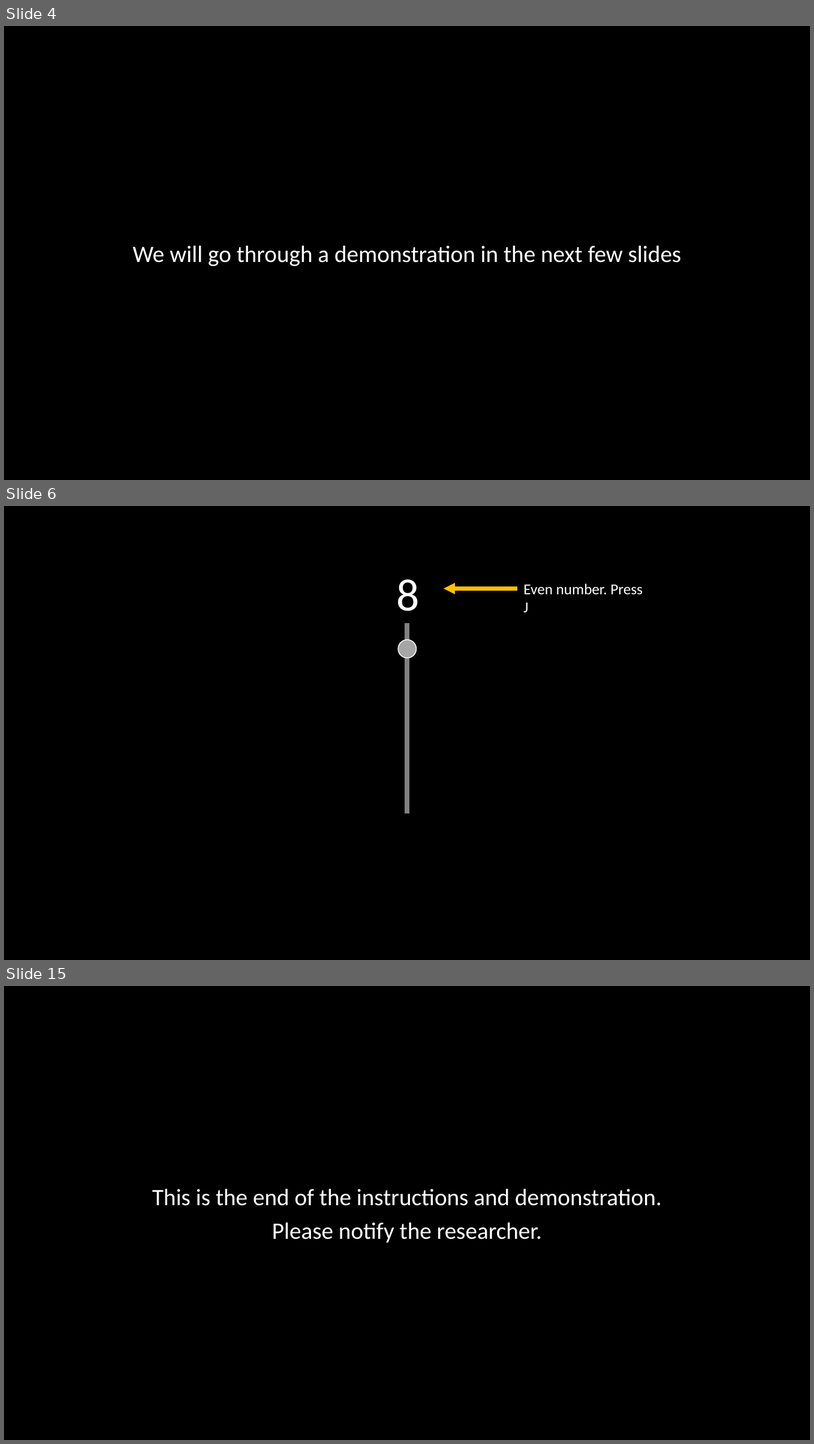
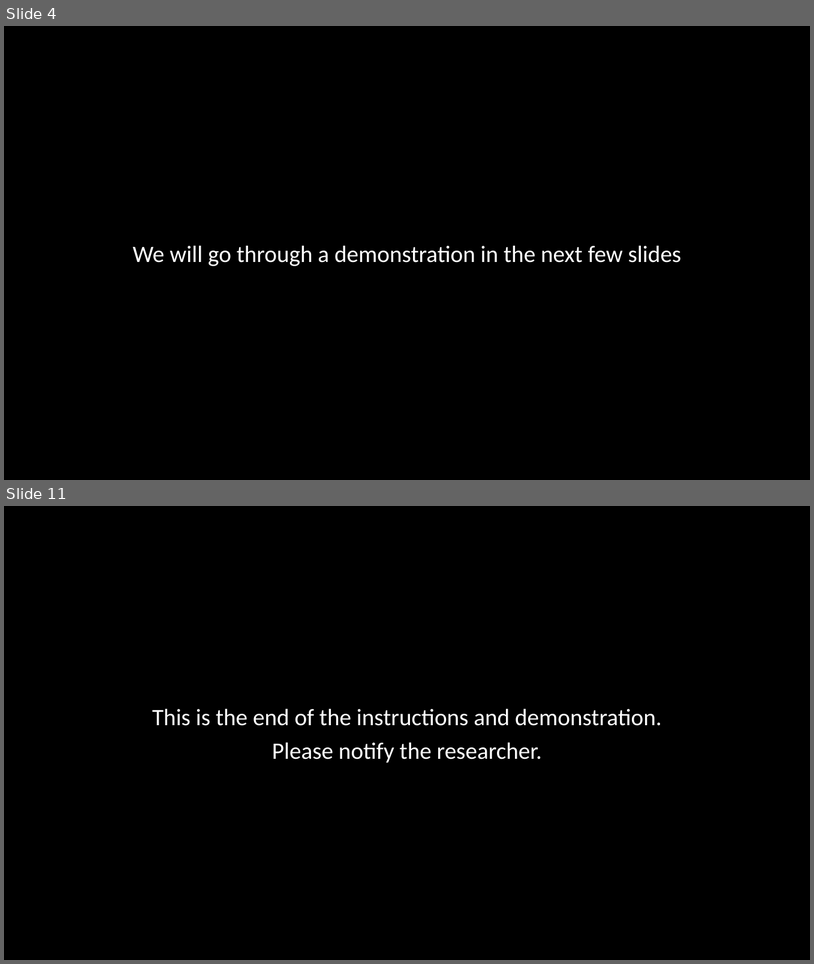
Before and after one commit to winsonfzyang/mindfulness_flexibility, a slide deck: instructions/affflex.pptx. Shown one above the other, each under a label of ours: slides 4, 6 and 15 before the commit, slides 4 and 11 after it; the slides between them are not shown. The pictures are 814x1444 and 814x964 pixels, drawn with LibreOffice and Linux fonts; fonts in the diff are those of the drawing. Boxes give left, top, right and bottom in pixels: in the first picture for what was removed or moved away, otherwise in the second. Text is boxed around its words. In the diff, an @@ line names an element or a change of style, - is before the commit and + after.

```diff
--- a/instructions/affflex.pptx
+++ b/instructions/affflex.pptx
@@ slide 6 removed at [4,506,810,960], background #000000 @@
@@ text removed at [397,579,420,611] @@
-8
@@ arrow removed from (518, 588) to (444, 588) @@
@@ text removed at [524,583,643,612] @@
-Even number. Press J
@@ line removed from (408, 624) to (408, 813) @@
@@ ellipse removed at [398,640,417,658] @@
@@ what was slide 15 is now slide 11 @@
```
Also in this commit, not shown: 2 slides changed, 6 slides added, 9 other slides removed, 1 other file.
